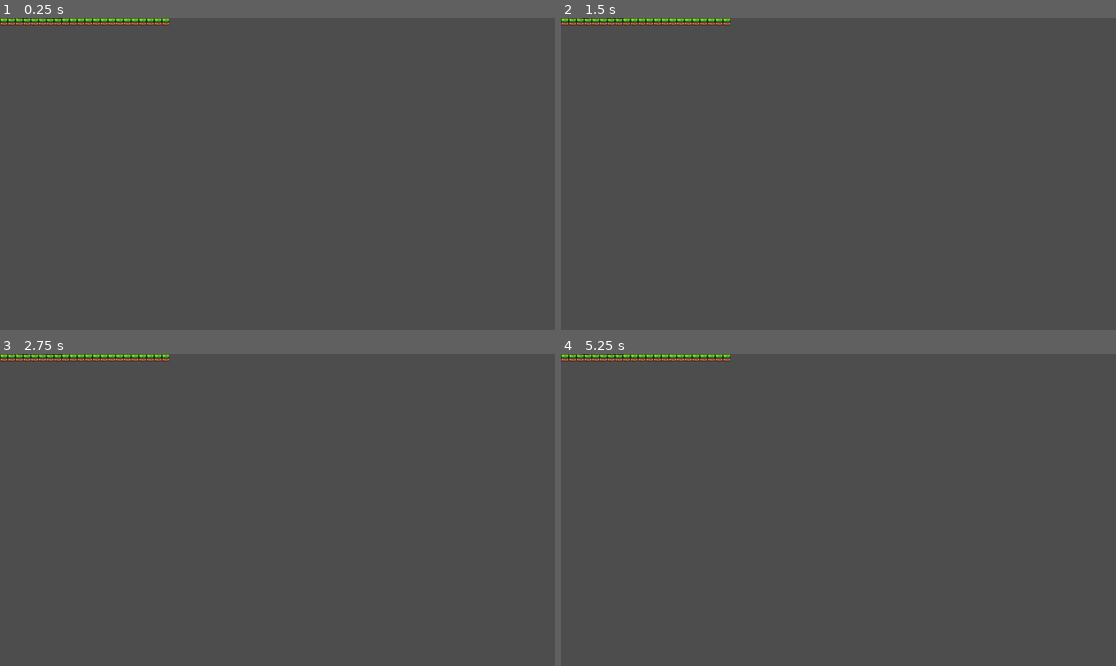
Above: before the commit, frames 1-4 (two rows, left to right).
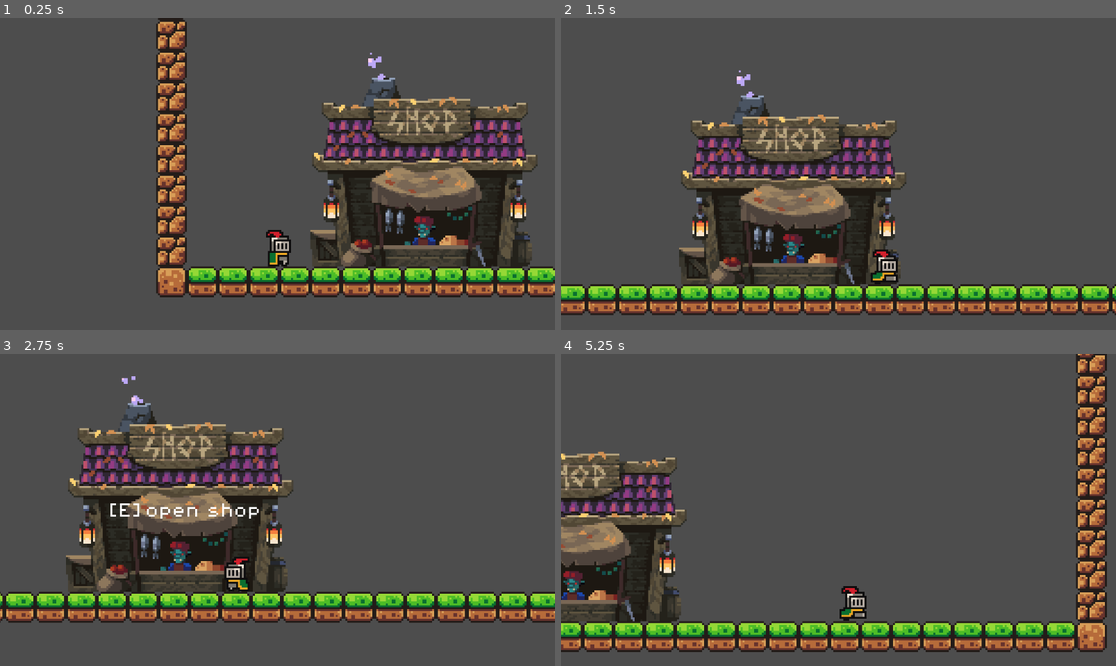
Above: after the commit, the same moments.

Repository: danielpilich/SoulsofLight
Game: Godot game, scene res://scenes/village.tscn
Same seed, same stepped clock (60 frames per second), same inputs: the game is played once before the commit and once after it. This scene is started directly instead of the project's main scene.
Inputs:
- Up to frame 1 (0.25 s): no input
- Up to frame 2 (1.5 s): hold Right (move_right) from 0.53 s (still down); tap E (Interact, bound only after the commit) at 0.6, 1.35 s; tap Up (jump) at 0.77 s
- Up to frame 3 (2.75 s): tap Up (jump) at 1.52 s; release Right (move_right) at 2.03 s; hold Left (move_left) from 2.03 s (still down); tap E (Interact, bound only after the commit) at 2.1 s
- Up to frame 4 (5.25 s): release Left (move_left) at 2.78 s; hold Right (move_right) 2.78-4.28 s; tap E (Interact, bound only after the commit) every 0.75 s from 2.85 to 5.1 s; tap Up (jump) at 3.02, 3.77, 4.52 s; hold Left (move_left) 4.28-5.03 s; hold Right (move_right) from 5.03 s (still down)

The runs differ from the first frame. In frame 1, 26% of the frame differs, in the area x 0-100%, y 0-90%; in frame 2, 25%; in frame 3, 25%; in frame 4, 23%.

Commit message:
Semi-working shop

Diff:
--- a/project.godot
+++ b/project.godot
@@ -18,6 +18,10 @@
 [autoload]
 
 Music="*res://scenes/music.tscn"
+
+[display]
+
+window/subwindows/embed_subwindows=false
 
 [dotnet]
 
@@ -40,6 +44,11 @@
 "events": [Object(InputEventKey,"resource_local_to_scene":false,"resource_name":"","device":-1,"window_id":0,"alt_press …(195 unchanged characters)…
 ]
 }
+Interact={
+"deadzone": 0.5,
+"events": [Object(InputEventKey,"resource_local_to_scene":false,"resource_name":"","device":0,"window_id":0,"alt_pressed":false,"shift_pressed":false,"ctrl_pressed":false,"meta_pressed":false,"pressed":false,"keycode":0,"physical_keycode":69,"key_label":0,"unicode":0,"location":0,"echo":false,"script":null)
+]
+}
 
 [rendering]
 
--- a/scenes/village.tscn
+++ b/scenes/village.tscn
@@ -1,49 +1,80 @@
-[gd_scene load_steps=5 format=3 uid="uid://nao6de1dettc"]
+[gd_scene load_steps=9 format=3 uid="uid://nao6de1dettc"]
 
 [ext_resource type="PackedScene" uid="uid://bqi5xysu2b6og" path="res://scenes/shop.tscn" id="2_6asr3"]
 [ext_resource type="Texture2D" uid="uid://b7341jdi75xo3" path="res://assets/sprites/world_tileset.png" id="2_cve2t"]
+[ext_resource type="Script" path="res://scripts/shop.gd" id="3_fnpol"]
+[ext_resource type="PackedScene" uid="uid://c2l1o1mofjbvg" path="res://scenes/player.tscn" id="4_jcyjn"]
+[ext_resource type="FontFile" uid="uid://c30of2ju0448n" path="res://assets/fonts/PixelOperator8.ttf" id="5_3dcft"]
 
 [sub_resource type="TileSetAtlasSource" id="TileSetAtlasSource_160dk"]
 texture = ExtResource("2_cve2t")
 0:0/0 = 0
+0:0/0/physics_layer_0/polygon_0/points = PackedVector2Array(-8, -8, 8, -8, 8, 8, -8, 8)
 1:0/0 = 0
+1:0/0/physics_layer_0/polygon_0/points = PackedVector2Array(-8, -8, 8, -8, 8, 8, -8, 8)
 2:0/0 = 0
+2:0/0/physics_layer_0/polygon_0/points = PackedVector2Array(-8, -8, 8, -8, 8, 8, -8, 8)
 3:0/0 = 0
+3:0/0/physics_layer_0/polygon_0/points = PackedVector2Array(-8, -8, 8, -8, 8, 8, -8, 8)
 4:0/0 = 0
+4:0/0/physics_layer_0/polygon_0/points = PackedVector2Array(-8, -8, 8, -8, 8, 8, -8, 8)
 5:0/0 = 0
+5:0/0/physics_layer_0/polygon_0/points = PackedVector2Array(-8, -8, 8, -8, 8, 8, -8, 8)
 6:0/0 = 0
+6:0/0/physics_layer_0/polygon_0/points = PackedVector2Array(-8, -8, 8, -8, 8, 8, -8, 8)
 7:0/0 = 0
+7:0/0/physics_layer_0/polygon_0/points = PackedVector2Array(-8, -8, 8, -8, 8, 8, -8, 8)
 8:0/0 = 0
+8:0/0/physics_layer_0/polygon_0/points = PackedVector2Array(-8, -8, 8, -8, 8, 8, -8, 8)
 9:0/0 = 0
 10:0/0 = 0
 11:0/0 = 0
 0:1/0 = 0
+0:1/0/physics_layer_0/polygon_0/points = PackedVector2Array(-8, -8, 8, -8, 8, 8, -8, 8)
 1:1/0 = 0
+1:1/0/physics_layer_0/polygon_0/points = PackedVector2Array(-8, -8, 8, -8, 8, 8, -8, 8)
 2:1/0 = 0
+2:1/0/physics_layer_0/polygon_0/points = PackedVector2Array(-8, -8, 8, -8, 8, 8, -8, 8)
 3:1/0 = 0
+3:1/0/physics_layer_0/polygon_0/points = PackedVector2Array(-8, -8, 8, -8, 8, 8, -8, 8)
 4:1/0 = 0
+4:1/0/physics_layer_0/polygon_0/points = PackedVector2Array(-8, -8, 8, -8, 8, 8, -8, 8)
 5:1/0 = 0
+5:1/0/physics_layer_0/polygon_0/points = PackedVector2Array(-8, -8, 8, -8, 8, 8, -8, 8)
 6:1/0 = 0
+6:1/0/physics_layer_0/polygon_0/points = PackedVector2Array(-8, -8, 8, -8, 8, 8, -8, 8)
 7:1/0 = 0
+7:1/0/physics_layer_0/polygon_0/points = PackedVector2Array(-8, -8, 8, -8, 8, 8, -8, 8)
 8:1/0 = 0
+8:1/0/physics_layer_0/polygon_0/points = PackedVector2Array(-8, -8, 8, -8, 8, 8, -8, 8)
 9:1/0 = 0
 10:1/0 = 0
 11:1/0 = 0
 0:2/0 = 0
+0:2/0/physics_layer_0/polygon_0/points = PackedVector2Array(-8, -8, 8, -8, 8, 8, -8, 8)
 1:2/0 = 0
+1:2/0/physics_layer_0/polygon_0/points = PackedVector2Array(-8, -8, 8, -8, 8, 8, -8, 8)
 2:2/0 = 0
+2:2/0/physics_layer_0/polygon_0/points = PackedVector2Array(-8, -8, 8, -8, 8, 8, -8, 8)
 3:2/0 = 0
+3:2/0/physics_layer_0/polygon_0/points = PackedVector2Array(-8, -8, 8, -8, 8, 8, -8, 8)
 4:2/0 = 0
+4:2/0/physics_layer_0/polygon_0/points = PackedVector2Array(-8, -8, 8, -8, 8, 8, -8, 8)
 5:2/0 = 0
+5:2/0/physics_layer_0/polygon_0/points = PackedVector2Array(-8, -8, 8, -8, 8, 8, -8, 8)
 6:2/0 = 0
+6:2/0/physics_layer_0/polygon_0/points = PackedVector2Array(-8, -8, 8, -8, 8, 8, -8, 8)
 7:2/0 = 0
+7:2/0/physics_layer_0/polygon_0/points = PackedVector2Array(-8, -8, 8, -8, 8, 8, -8, 8)
 8:2/0 = 0
+8:2/0/physics_layer_0/polygon_0/points = PackedVector2Array(-8, -8, 8, -8, 8, 8, -8, 8)
 9:2/0 = 0
 10:2/0 = 0
 11:2/0 = 0
 0:3/0 = 0
 1:3/0 = 0
 2:3/0 = 0
+2:3/0/physics_layer_0/polygon_0/points = PackedVector2Array(-8, -8, 8, -8, 8, 8, -8, 8)
 5:3/0 = 0
 6:3/0 = 0
 7:3/0 = 0
@@ -127,7 +158,11 @@
 2:4/0 = 0
 
 [sub_resource type="TileSet" id="TileSet_4i5be"]
+physics_layer_0/collision_layer = 1
 sources/1 = SubResource("TileSetAtlasSource_160dk")
+
+[sub_resource type="RectangleShape2D" id="RectangleShape2D_swhdn"]
+size = Vector2(61, 30)
 
 [node name="Village" type="Node2D"]
 position = Vector2(16, -15)
@@ -136,7 +171,80 @@
 position = Vector2(16, -1)
 tile_set = SubResource("TileSet_4i5be")
 format = 2
-layer_0/tile_data = PackedInt32Array(131071, 1, 0, 65536, 1, …(251 unchanged characters)… 131070, 1, 0, 131069, 1, 0, 131068, 1, 0)
+layer_0/tile_data = PackedInt32Array(131071, 1, 0, 65536, 1, …(251 unchanged characters)… 131070, 1, 0, 131069, 1, 0, 131068, 1, 0, 131067, 1, 1, 65531, 65537, 0, -5, 65537, 0, -65541, 65537, 0, -131077, 65537, 0, -196613, 65537, 0, -262149, 65537, 0, -327685, 65537, 0, -393221, 65537, 0, -458757, 65537, 0, 65556, 1, 1, 20, 65537, 0, -65516, 65537, 0, -131052, 65537, 0, -196588, 65537, 0, -262124, 65537, 0, -327660, 65537, 0, -393196, 65537, 0, -458732, 65537, 0, -524268, 65537, 0, -524293, 65537, 0, -589829, 65537, 0, -655365, 65537, 0, -589804, 65537, 0, -655340, 65537, 0, -720876, 65537, 0)
+
+[node name="Player" parent="." instance=ExtResource("4_jcyjn")]
+
+[node name="Camera2D" type="Camera2D" parent="Player"]
+position = Vector2(-1, -41)
+zoom = Vector2(4, 4)
+limit_right = 944
+limit_bottom = 530
+limit_smoothed = true
+position_smoothing_enabled = true
 
 [node name="Shop" parent="." instance=ExtResource("2_6asr3")]
-position = Vector2(59, 17)
+position = Vector2(75, 15)
+script = ExtResource("3_fnpol")
+
+[node name="Area2D" type="Area2D" parent="Shop"]
+position = Vector2(73, -27)
+collision_mask = 2
+
+[node name="CollisionShape2D" type="CollisionShape2D" parent="Shop/Area2D"]
+position = Vector2(-73, 12)
+shape = SubResource("RectangleShape2D_swhdn")
+
+[node name="ShopLabel" type="Label" parent="Shop/Area2D"]
+visible = false
+offset_left = -112.0
+offset_top = -19.0
+offset_right = -31.0
+offset_bottom = -10.0
+theme_override_fonts/font = ExtResource("5_3dcft")
+theme_override_font_sizes/font_size = 8
+text = "[E]open shop"
+
+[node name="CanvasLayer" type="CanvasLayer" parent="Shop/Area2D"]
+
+[node name="ShopPanel" type="Panel" parent="Shop/Area2D/CanvasLayer"]
+visible = false
+anchors_preset = 8
+anchor_left = 0.5
+anchor_top = 0.5
+anchor_right = 0.5
+anchor_bottom = 0.5
+offset_left = -80.0
+offset_top = -88.0
+offset_right = 80.0
+offset_bottom = 88.0
+grow_horizontal = 2
+grow_vertical = 2
+
+[node name="VBoxContainer" type="VBoxContainer" parent="Shop/Area2D/CanvasLayer/ShopPanel"]
+layout_mode = 0
+offset_right = 160.0
+offset_bottom = 176.0
+
+[node name="Item" type="Button" parent="Shop/Area2D/CanvasLayer/ShopPanel/VBoxContainer"]
+layout_mode = 2
+text = "Item 1"
+
+[node name="Item2" type="Button" parent="Shop/Area2D/CanvasLayer/ShopPanel/VBoxContainer"]
+layout_mode = 2
+text = "Item 2"
+
+[node name="Item3" type="Button" parent="Shop/Area2D/CanvasLayer/ShopPanel/VBoxContainer"]
+layout_mode = 2
+text = "Item 3"
+
+[node name="Item4" type="Button" parent="Shop/Area2D/CanvasLayer/ShopPanel/VBoxContainer"]
+layout_mode = 2
+text = "Item 4"
+
+[connection signal="body_entered" from="Shop/Area2D" to="Shop" method="_on_area_2d_body_entered"]
+[connection signal="body_exited" from="Shop/Area2D" to="Shop" method="_on_area_2d_body_exited"]
+[connection signal="pressed" from="Shop/Area2D/CanvasLayer/ShopPanel/VBoxContainer/Item" to="Shop" method="_on_item_pressed"]
+[connection signal="pressed" from="Shop/Area2D/CanvasLayer/ShopPanel/VBoxContainer/Item2" to="Shop" method="_on_item_2_pressed"]
+[connection signal="pressed" from="Shop/Area2D/CanvasLayer/ShopPanel/VBoxContainer/Item3" to="Shop" method="_on_item_3_pressed"]
+[connection signal="pressed" from="Shop/Area2D/CanvasLayer/ShopPanel/VBoxContainer/Item4" to="Shop" method="_on_item_4_pressed"]
--- a/scripts/player.gd
+++ b/scripts/player.gd
@@ -42,3 +42,6 @@
 		velocity.x = move_toward(velocity.x, 0, SPEED)
 
 	move_and_slide()
+
+func player_shop_method():
+	pass
--- /dev/null
+++ b/scripts/shop.gd
@@ -0,0 +1,52 @@
+extends Node2D
+
+@onready var shoptext = $Area2D/ShopLabel
+@onready var shoppanel = $Area2D/CanvasLayer/ShopPanel
+
+var entered = false
+var shop_window_visible = false
+var currency = 100
+
+func _on_area_2d_body_entered(body: Node2D) -> void:
+	if body.has_method("player_shop_method"):
+		shoptext.visible = true
+		entered = true
+
+
+func _on_area_2d_body_exited(body: Node2D) -> void:
+	if body.has_method("player_shop_method"):
+		shoptext.visible = false
+		entered = false
+		shoppanel.visible = false
+
+func _physics_process(delta):
+	if entered and Input.is_action_just_pressed("Interact"):
+		toggle_shop()
+
+func toggle_shop():
+	shop_window_visible = !shop_window_visible
+	shoppanel.visible = shop_window_visible
+
+func buy_item(item_name: String, cost: int):
+	if currency >= cost:
+		currency -= cost
+		print("Bought item: ",item_name)
+		#dodać do inventory
+	else:
+		print("not enough money")
+
+
+func _on_item_pressed() -> void:
+	buy_item("Item1", 50)
+
+
+func _on_item_2_pressed() -> void:
+	buy_item("Item2", 75)
+
+
+func _on_item_3_pressed() -> void:
+	buy_item("Item3", 25)
+
+
+func _on_item_4_pressed() -> void:
+	buy_item("Item4", 150)
